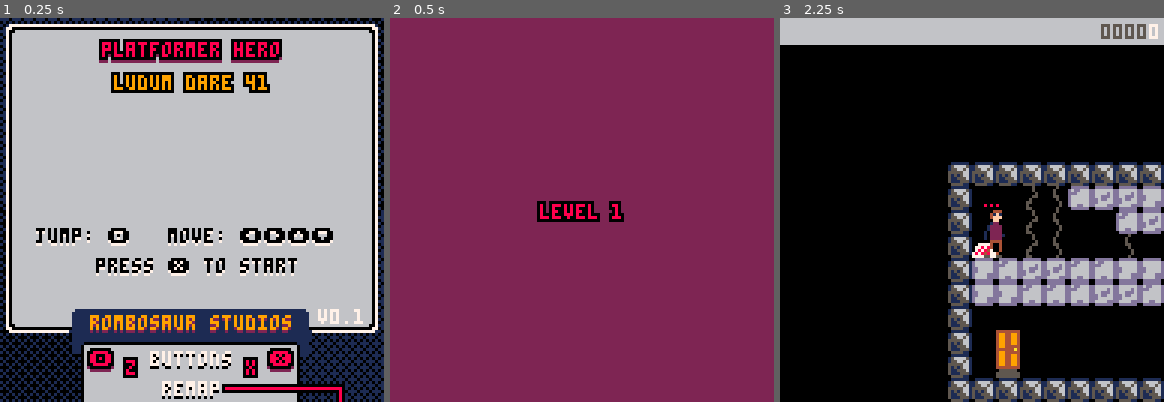
Above: before the commit, frames 1-3 (left to right).
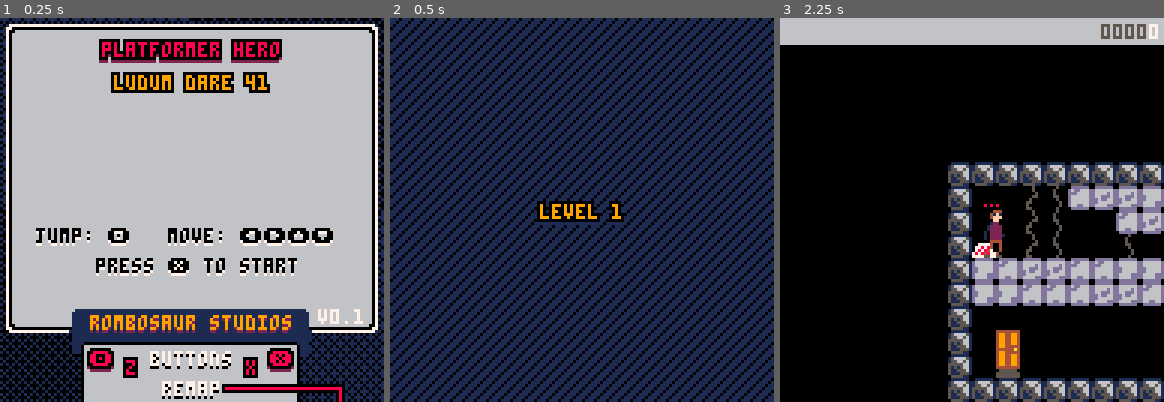
Above: after the commit, the same moments.

Repository: Rombusevil/ld41-platform-hero
Game: PICO-8 cartridge ld41.p8
The game is run twice, just before and just after one commit, with the same random seed, the same clock (stepped at 60 frames per second) and the same inputs.
Inputs (mouse positions are in pixels of both pictures, inside the frame that each line leads up to):
- Up to frame 1 (0.25 s): no input
- Up to frame 2 (0.5 s): tap X (X key) at 0.33 s
- Up to frame 3 (2.25 s): click (1060, 121) at 0.67 s; tap O (Z key) at 0.7, 1.7, 2.1 s; tap X (X key) at 1.07, 1.85 s; click (826, 267) at 1.22 s; hold Right 1.6-2.1 s; click (887, 114) at 1.77 s; hold Up from 2.15 s (still down)

Frame 1 is identical in both runs. In frame 2, 99% of the frame differs, in the area x 0-100%, y 0-100%; in frame 3, nothing differs.

Commit message:
Eyecandy

Diff:
--- a/game_state.lua
+++ b/game_state.lua
@@ -386,11 +386,11 @@
         {text="level  ",
         centerx=true,
         centery=true,
-        fg=8,
+        fg=9,
         bg=0,
         bordered=true,
         shadowed=true,
-        sh=2})
+        sh=1})
     local points_dimmed=tutils({text="00000", fg=5, bordered=false, x=107, y=2})
     local points=tutils({text="0", fg=7, bordered=false, x=123, y=2})
     local first_digit=points._x
@@ -485,9 +485,11 @@
 
         if(intro_timeout < 50)then
             camera(0,0)
-            rectfill(0,0,128,128,2)
+            fillp(0b0001001001001000)
+            rectfill(0,0,128,128,1)
             level_txt.text = "level "..level
             level_txt:draw()
+            fillp()
             return
         end
 
--- a/ld41.p8
+++ b/ld41.p8
@@ -1,5 +1,5 @@
 pico-8 cartridge // http://www.pico-8.com
-version 15
+version 16
 __lua__
 -- made with super-fast-framework
 ------------------------- Start Imports
@@ -837,11 +837,11 @@
         {text="level  ",
         centerx=true,
         centery=true,
-        fg=8,
+        fg=9,
         bg=0,
         bordered=true,
         shadowed=true,
-        sh=2})
+        sh=1})
     local points_dimmed=tutils({text="00000", fg=5, bordered=false, x=107, y=2})
     local points=tutils({text="0", fg=7, bordered=false, x=123, y=2})
     local first_digit=points._x
@@ -912,9 +912,11 @@
         cls()
         if(intro_timeout < 50)then
             camera(0,0)
-            rectfill(0,0,128,128,2)
+            fillp(0b0001001001001000)
+            rectfill(0,0,128,128,1)
             level_txt.text = "level "..level
             level_txt:draw()
+            fillp()
             return
         end
         camera(camx, camy)
